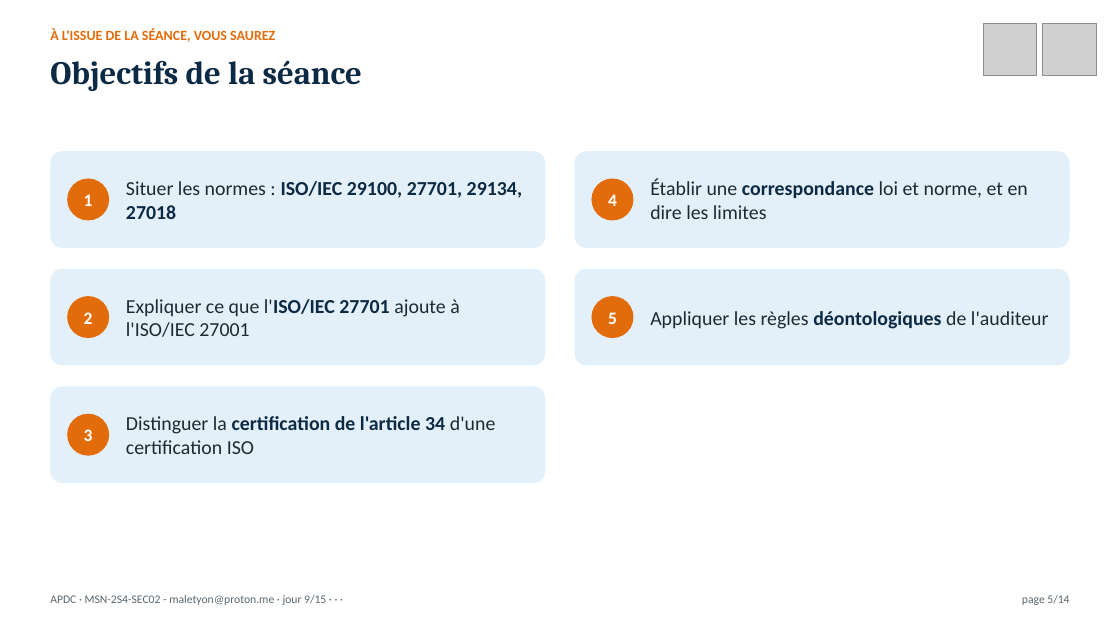
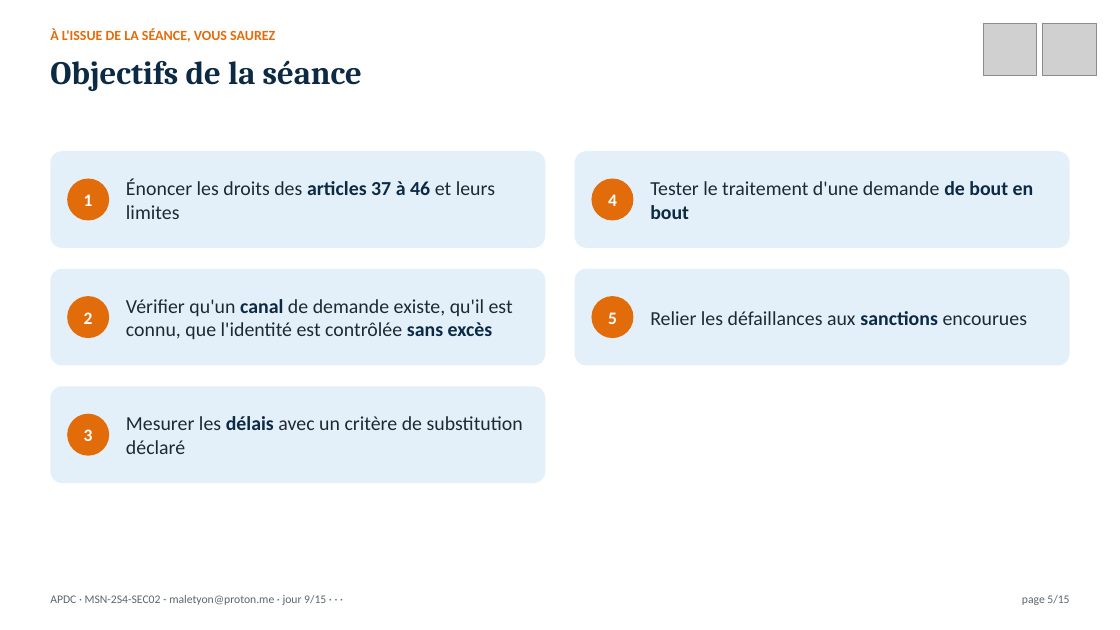
Before and after one commit to MaletYon/cours-apdc, a slide deck: slide 5 of Présentation/APDC_J09.pptx. Drawn at 1120x630 pixels with LibreOffice and Linux fonts; fonts in the diff are those of the drawing; grey boxes stand for pictures. Boxes give left, top, right and bottom in pixels: in the first picture for what was removed or moved away, otherwise in the second. Text is boxed around its words. In the diff, an @@ line names an element or a change of style, - is before the commit and + after.

```diff
--- a/Présentation/APDC_J09.pptx
+++ b/Présentation/APDC_J09.pptx
@@ text at box(126, 179, 495, 219): text changed; text colour #0C2A44 to #1F2933; bold off @@
-Situer les normes : ISO/IEC 29100, 27701, 29134, 27018
+Énoncer les droits des articles 37 à 46 et leurs limites
@@ text at box(650, 181, 1034, 219): text changed @@
-Établir une correspondance loi et norme, et en dire les limites
+Tester le traitement d'une demande de bout en bout
@@ text at box(126, 299, 513, 339): text changed @@
-Expliquer ce que l'ISO/IEC 27701 ajoute à l'ISO/IEC 27001
+Vérifier qu'un canal de demande existe, qu'il est connu, que l'identité est contrôlée sans excès
@@ text at box(650, 311, 1027, 325): text changed @@
-Appliquer les règles déontologiques de l'auditeur
+Relier les défaillances aux sanctions encourues
@@ text at box(126, 416, 523, 454): text changed @@
-Distinguer la certification de l'article 34 d'une certification ISO
+Mesurer les délais avec un critère de substitution déclaré
@@ text at box(1022, 595, 1069, 605): text changed @@
-page 5/14
+page 5/15
```
Also in this commit, not shown: 7 other slides changed, 7 slides added, 6 slides removed, 53 other files.
